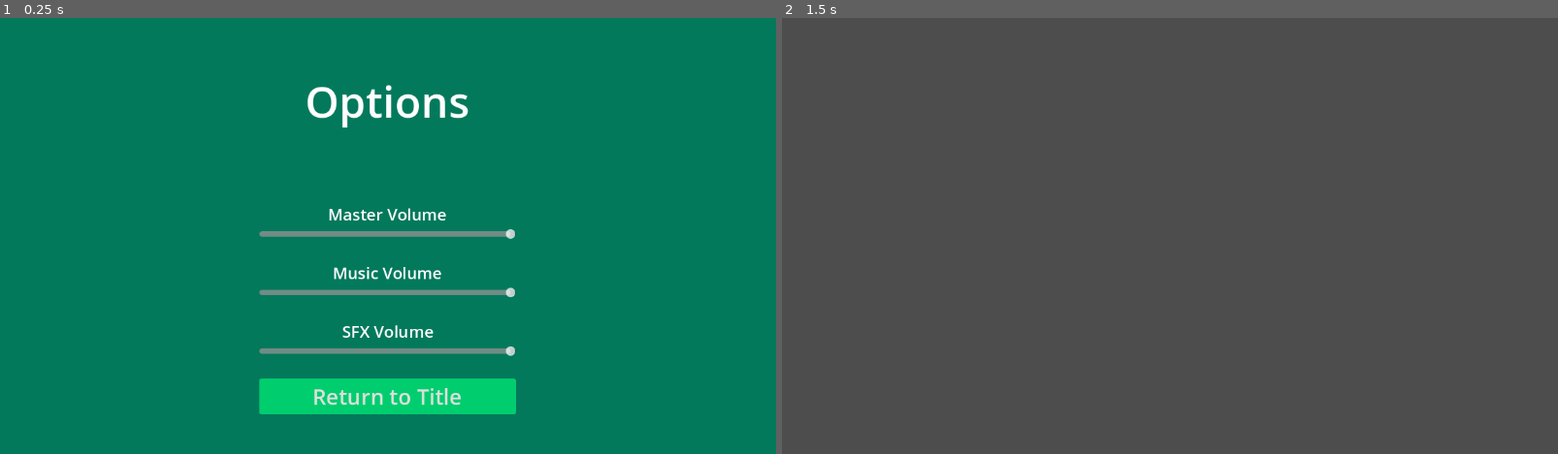
Above: before the commit, frames 1-2 (left to right).
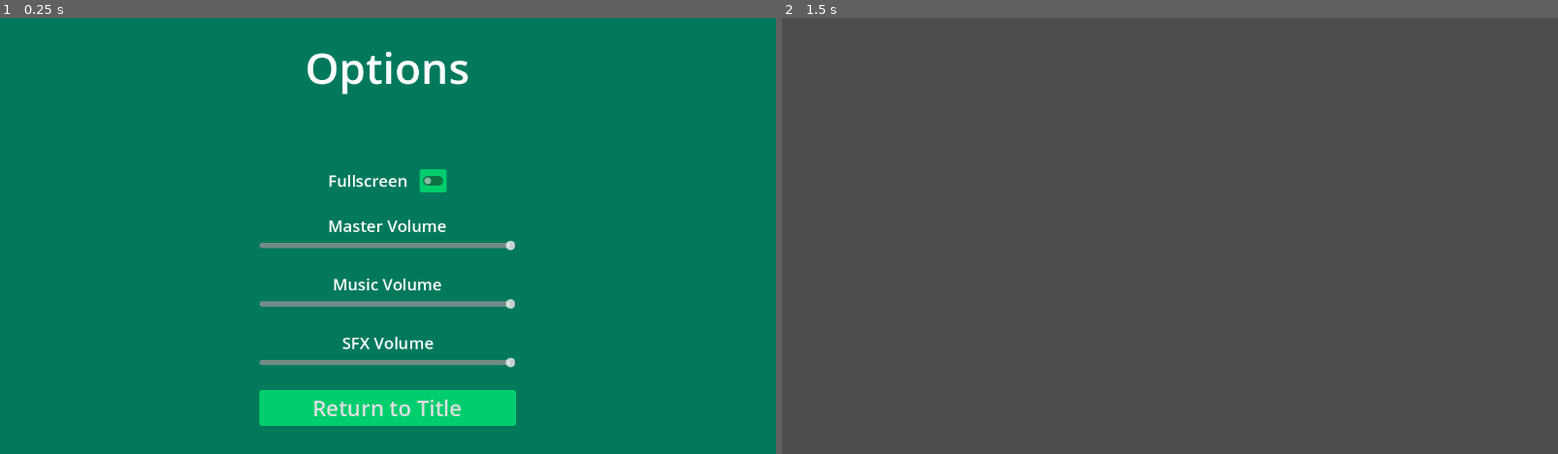
Above: after the commit, the same moments.

Repository: Team-Goose/brackeys-12-game-jam
Game: Godot game, scene res://scenes/options_menu.tscn
Two runs of this game, one before a commit and one after it. Both use one fixed random seed, a clock stepped at 60 frames per second and the inputs below. This scene is started directly instead of the project's main scene.
Inputs (mouse positions are in pixels of both pictures, inside the frame that each line leads up to):
- Up to frame 1 (0.25 s): no input
- Up to frame 2 (1.5 s): click "Return to Title" at 0.5 s; tap Enter at 1.25 s; move the mouse to (1340, 214) at 1.27 s; press the mouse at (1340, 214) at 1.28 s; hold Right (right) from 1.28 s (still down)

The runs differ from the first frame. In frame 1, 7.5% of the frame differs, in the area x 33-67%, y 7-94%; in frame 2, nothing differs.

Commit message:
persisted game options, points, and days over sessions

Diff:
--- a/game.gd
+++ b/game.gd
@@ -1,4 +1,6 @@
 extends Node
+
+const GAME_SAVE_LOCATION := 'user://game.save'
 
 var tree_hold_mapper_preload = preload('res://scenes/tree_hold_mapper.tscn')
 var pause_menu_preload = preload('res://scenes/pause_menu.tscn')
@@ -7,11 +9,82 @@
 var game_gui_preload = preload('res://scenes/game_gui.tscn')
 var options_menu_preload = preload('res://scenes/options_menu.tscn')
 
+var master_bus_index := AudioServer.get_bus_index("Master")
+var music_bus_index := AudioServer.get_bus_index("Music")
+var sfx_bus_index := AudioServer.get_bus_index("SFX")
+
 var last_highest_point := 0
 var last_move_time := Time.get_ticks_msec()
-var day := 0
+var day := 1
 var score := 0
 var storm_strength := 0
+var username := ''
+
+func _ready() -> void:
+	# uncomment for debug save overwriting:
+	#save_game({
+		#'day': 1,
+		#'score': 0
+	#})
+	load_game()
+
+func check_save_game() -> void:
+	if not FileAccess.file_exists(GAME_SAVE_LOCATION):
+		print('SAVE DOES NOT EXIST')
+		var new_file := FileAccess.open(GAME_SAVE_LOCATION, FileAccess.WRITE)
+		new_file.store_line(JSON.stringify({
+			'master_volume': db_to_linear(AudioServer.get_bus_volume_db(master_bus_index)),
+			'music_volume': db_to_linear(AudioServer.get_bus_volume_db(music_bus_index)),
+			'sfx_volume': db_to_linear(AudioServer.get_bus_volume_db(sfx_bus_index)),
+			'fullscreen': false,
+			'day': day,
+			'score': score,
+			'username': '',
+		}))
+
+func load_game() -> void:
+	check_save_game()
+	var file := FileAccess.open(GAME_SAVE_LOCATION, FileAccess.READ)
+	var json_str := file.get_line()
+	var json := JSON.new()
+	var parsed := json.parse(json_str)
+	if not parsed == OK:
+		print("Could not load saved game")
+		return
+	var data = json.get_data()
+	AudioServer.set_bus_volume_db(
+		master_bus_index,
+		linear_to_db(data['master_volume'])
+	)
+	AudioServer.set_bus_volume_db(
+		music_bus_index,
+		linear_to_db(data['music_volume'])
+	)
+	AudioServer.set_bus_volume_db(
+		sfx_bus_index,
+		linear_to_db(data['sfx_volume'])
+	)
+	DisplayServer.window_set_mode(
+		DisplayServer.WINDOW_MODE_FULLSCREEN if data['fullscreen'] else DisplayServer.WINDOW_MODE_WINDOWED
+	)
+	day = data['day']
+	score = data['score']
+	username = data['username']
+
+func save_game(state_change: Variant) -> void:
+	check_save_game()
+	var read_file := FileAccess.open(GAME_SAVE_LOCATION, FileAccess.READ)
+	var json_str := read_file.get_line()
+	var json := JSON.new()
+	var parsed := json.parse(json_str)
+	if not parsed == OK:
+		print("Could not load saved game")
+		return
+	var data = json.get_data()
+	for key in state_change:
+		data[key] = state_change[key]
+	var write_file := FileAccess.open(GAME_SAVE_LOCATION, FileAccess.WRITE)
+	write_file.store_line(JSON.stringify(data))
 
 func _process(delta: float) -> void:
 	var game_gui: GameGUI = $CanvasLayer/GameGUI
@@ -30,6 +103,7 @@
 	var instance: DayFinishedMenu = day_finished_menu_preload.instantiate()
 	instance.connect('continue_pressed', reset_play)
 	instance.connect('return_to_title_pressed', return_to_title)
+	instance.connect('quit_pressed', quit)
 	$CanvasLayer.add_child(instance)
 	get_tree().paused = true
 
@@ -47,13 +121,28 @@
 	$CanvasLayer.add_child(instance)
 	get_tree().paused = true
 
-func return_to_title() -> void:
+func return_to_title(save: bool = false) -> void:
+	if save:
+		day += 1
+		save_game({
+			'day': day,
+			'score': score,
+		})
 	hide_pause_menu()
 	$CanvasLayer.remove_child($CanvasLayer/GameOverMenu)
 	$CanvasLayer.remove_child($CanvasLayer/DayFinishedMenu)
 	$CanvasLayer.remove_child($CanvasLayer/GameGUI)
 	%MainMenu.visible = true
 	remove_child($TreeHoldMapper)
+
+func quit(save: bool = false) -> void:
+	if save:
+		day += 1
+		save_game({
+			'day': day,
+			'score': score,
+		})
+	get_tree().quit()
 
 func hide_pause_menu() -> void:
 	get_tree().paused = false
@@ -88,7 +177,7 @@
 		# hold strength calc:
 		multiplier += hold_strength / 5.0
 		# day number calc:
-		multiplier += day / 10.0
+		multiplier += (day - 1) / 10.0
 		# height difference calc:
 		multiplier += (y_value - last_highest_point) / 5.0
 		# wait time calc:
@@ -101,16 +190,17 @@
 		$CanvasLayer/GameGUI.set_score(int(score))
 
 func _on_main_menu_play_pressed() -> void:
-	reset_play(true)
+	reset_play()
 
 func _on_main_menu_options_pressed() -> void:
 	var instance = options_menu_preload.instantiate()
+	instance.connect('save_options', save_game)
 	$CanvasLayer.add_child(instance)
 
 func _on_main_menu_quit_pressed() -> void:
 	get_tree().quit()
 
-func reset_play(reset_score: bool = false) -> void:
+func reset_play(reset_score: bool = false, increase_day: bool = false) -> void:
 	get_tree().paused = false
 	last_highest_point = 0
 	var curr_game = $TreeHoldMapper
@@ -133,11 +223,11 @@
 	$CanvasLayer.add_child(gui_instance)
 	if reset_score:
 		score = 0
-		day = 0
-	else:
+		day = 1
+	elif increase_day:
 		day += 1
 	$CanvasLayer/GameGUI.set_score(int(score))
-	$CanvasLayer/GameGUI.set_day(day + 1)
+	$CanvasLayer/GameGUI.set_day(day)
 	%DayTimer.start()
 
 func _on_storm_strength_changed(val: int) -> void:
--- a/scenes/options_menu.tscn
+++ b/scenes/options_menu.tscn
@@ -9,6 +9,12 @@
 [sub_resource type="LabelSettings" id="LabelSettings_niw8j"]
 font = SubResource("SystemFont_40rcn")
 font_size = 64
+
+[sub_resource type="SystemFont" id="SystemFont_y7ndl"]
+
+[sub_resource type="LabelSettings" id="LabelSettings_huyrb"]
+font = SubResource("SystemFont_y7ndl")
+font_size = 24
 
 [sub_resource type="SystemFont" id="SystemFont_if2po"]
 
@@ -58,7 +64,7 @@
 size_flags_horizontal = 3
 
 [node name="BoxContainer" type="BoxContainer" parent="MarginContainer/VBoxContainer"]
-custom_minimum_size = Vector2(0, 75)
+custom_minimum_size = Vector2(0, 25)
 layout_mode = 2
 
 [node name="OptionsLabel" type="Label" parent="MarginContainer/VBoxContainer"]
@@ -70,6 +76,35 @@
 
 [node name="BoxContainer2" type="BoxContainer" parent="MarginContainer/VBoxContainer"]
 custom_minimum_size = Vector2(0, 100)
+layout_mode = 2
+
+[node name="FullscreenContainer" type="HBoxContainer" parent="MarginContainer/VBoxContainer"]
+layout_mode = 2
+
+[node name="BoxContainer" type="BoxContainer" parent="MarginContainer/VBoxContainer/FullscreenContainer"]
+layout_mode = 2
+size_flags_horizontal = 3
+
+[node name="FullscreenLabel" type="Label" parent="MarginContainer/VBoxContainer/FullscreenContainer"]
+layout_mode = 2
+text = "Fullscreen"
+label_settings = SubResource("LabelSettings_huyrb")
+horizontal_alignment = 2
+
+[node name="BoxContainer2" type="BoxContainer" parent="MarginContainer/VBoxContainer/FullscreenContainer"]
+custom_minimum_size = Vector2(10, 0)
+layout_mode = 2
+
+[node name="FullscreenCheckButton" type="CheckButton" parent="MarginContainer/VBoxContainer/FullscreenContainer"]
+unique_name_in_owner = true
+layout_mode = 2
+
+[node name="BoxContainer3" type="BoxContainer" parent="MarginContainer/VBoxContainer/FullscreenContainer"]
+layout_mode = 2
+size_flags_horizontal = 3
+
+[node name="BoxContainer6" type="BoxContainer" parent="MarginContainer/VBoxContainer"]
+custom_minimum_size = Vector2(0, 25)
 layout_mode = 2
 
 [node name="MasterVolumeContainer" type="VBoxContainer" parent="MarginContainer/VBoxContainer"]
@@ -139,6 +174,7 @@
 layout_mode = 2
 size_flags_horizontal = 3
 
+[connection signal="toggled" from="MarginContainer/VBoxContainer/FullscreenContainer/FullscreenCheckButton" to="." method="_on_fullscreen_toggled"]
 [connection signal="value_changed" from="MarginContainer/VBoxContainer/MasterVolumeContainer/MasterVolumeSlider" to="." method="_on_master_volume_changed"]
 [connection signal="value_changed" from="MarginContainer/VBoxContainer/MusicVolumeContainer/MusicVolumeSlider" to="." method="_on_music_volume_changed"]
 [connection signal="value_changed" from="MarginContainer/VBoxContainer/SfxVolumeContainer/SfxVolumeSlider" to="." method="_on_sfx_volume_changed"]
--- a/scripts/day_finished_menu.gd
+++ b/scripts/day_finished_menu.gd
@@ -1,13 +1,14 @@
 class_name DayFinishedMenu extends Control
 
-signal continue_pressed
-signal return_to_title_pressed
+signal continue_pressed(reset: bool, increase_day: bool)
+signal return_to_title_pressed(save: bool)
+signal quit_pressed(save: bool)
 
 func _on_continue_pressed():
-	continue_pressed.emit()
+	continue_pressed.emit(false, true)
 
 func _on_return_to_title_pressed():
-	return_to_title_pressed.emit()
+	return_to_title_pressed.emit(true)
 
 func _on_quit_to_desktop_pressed():
-	get_tree().quit()
+	quit_pressed.emit(true)
--- a/scripts/options_menu.gd
+++ b/scripts/options_menu.gd
@@ -1,4 +1,6 @@
 extends Control
+
+signal save_options(options: Variant)
 
 @onready var master_slider: HSlider = %MasterVolumeSlider
 @onready var music_slider: HSlider = %MusicVolumeSlider
@@ -13,9 +15,15 @@
 	master_bus_index = AudioServer.get_bus_index("Master")
 	music_bus_index = AudioServer.get_bus_index("Music")
 	sfx_bus_index = AudioServer.get_bus_index("SFX")
+	%FullscreenCheckButton.button_pressed = true if DisplayServer.window_get_mode() == DisplayServer.WINDOW_MODE_FULLSCREEN else false
 	%MasterVolumeSlider.value = db_to_linear(AudioServer.get_bus_volume_db(master_bus_index))
 	%MusicVolumeSlider.value = db_to_linear(AudioServer.get_bus_volume_db(music_bus_index))
 	%SfxVolumeSlider.value = db_to_linear(AudioServer.get_bus_volume_db(sfx_bus_index))
+
+func _on_fullscreen_toggled(toggled: bool) -> void:
+	DisplayServer.window_set_mode(
+		DisplayServer.WINDOW_MODE_FULLSCREEN if toggled else DisplayServer.WINDOW_MODE_WINDOWED
+	)
 
 func _on_master_volume_changed(val: float) -> void:
 	AudioServer.set_bus_volume_db(
@@ -36,4 +44,10 @@
 	)
 
 func on_return_to_title_pressed() -> void:
+	save_options.emit({
+		'fullscreen': %FullscreenCheckButton.button_pressed,
+		'master_volume': %MasterVolumeSlider.value,
+		'music_volume': %MusicVolumeSlider.value,
+		'sfx_volume': %SfxVolumeSlider.value,
+	})
 	queue_free()
Not shown: 1 places in scenes/options_menu.tscn that only renumber resources
